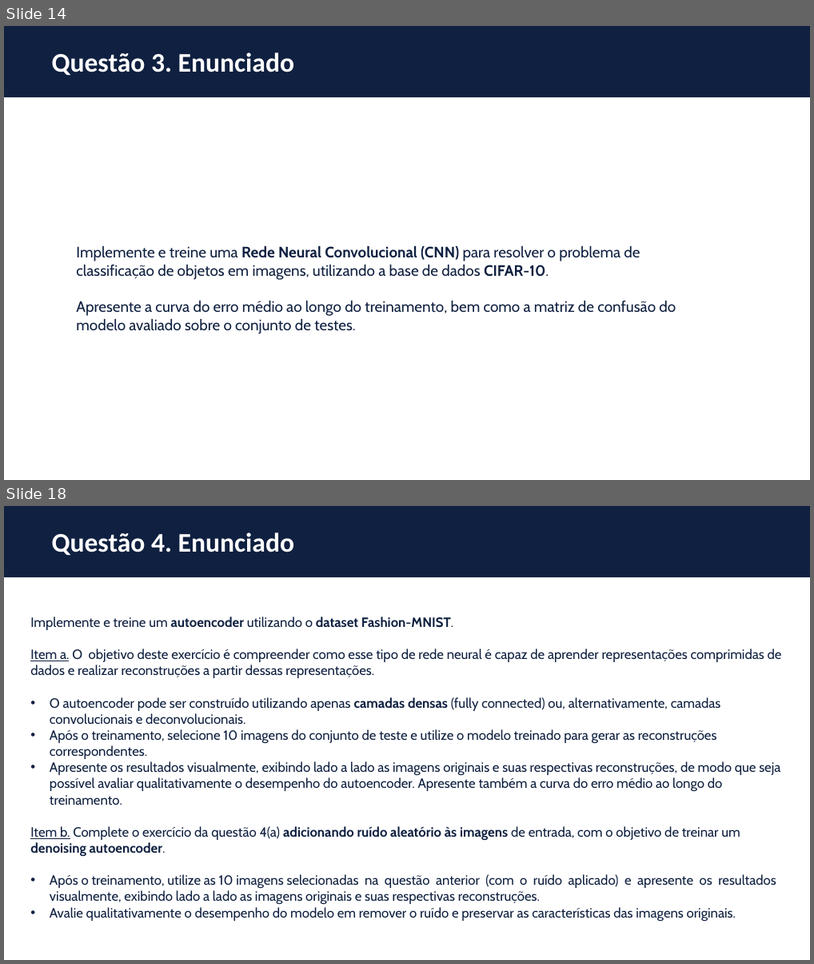
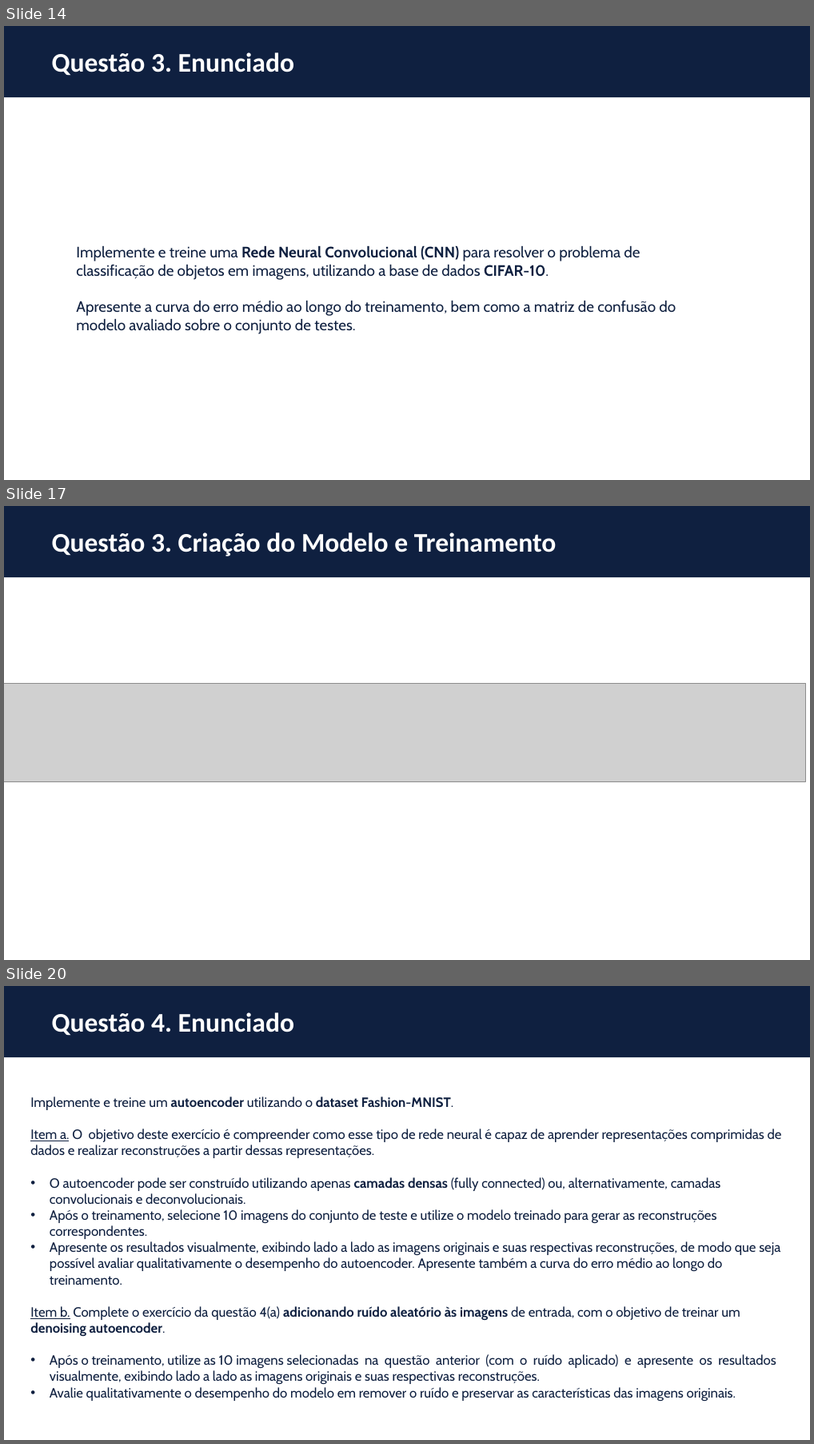
Before and after one commit to thiagoneye/master-deep_learning, a slide deck: DeepLearning/docs/ExerciseList/[DL] Lista de Exercícios - 2025.2 (PPGI).pptx. Shown one above the other, each under a label of ours: slides 14 and 18 before the commit, slides 14, 17 and 20 after it; the slides between them are not shown. The pictures are 814x964 and 814x1444 pixels, drawn with LibreOffice and Linux fonts; fonts in the diff are those of the drawing; grey boxes stand for pictures. Boxes give left, top, right and bottom in pixels: in the first picture for what was removed or moved away, otherwise in the second. Text is boxed around its words. In the diff, an @@ line names an element or a change of style, - is before the commit and + after.

```diff
--- a/DeepLearning/docs/ExerciseList/[DL] Lista de Exercícios - 2025.2 (PPGI).pptx
+++ b/DeepLearning/docs/ExerciseList/[DL] Lista de Exercícios - 2025.2 (PPGI).pptx
@@ slide 17 added at (4,506,810,960), background #FFFFFF @@
@@ rectangle added at (4,506,810,577), fill #0F2040 @@
@@ title added at (52,532,557,556), 32 pt, text #FFFFFF, bold @@
+Questão 3. Criação do Modelo e Treinamento
@@ picture added at (4,684,806,781) @@
@@ what was slide 18 is now slide 20 @@
```
Also in this commit, not shown: 8 slides changed, 1 other slide added, 16 other files.
